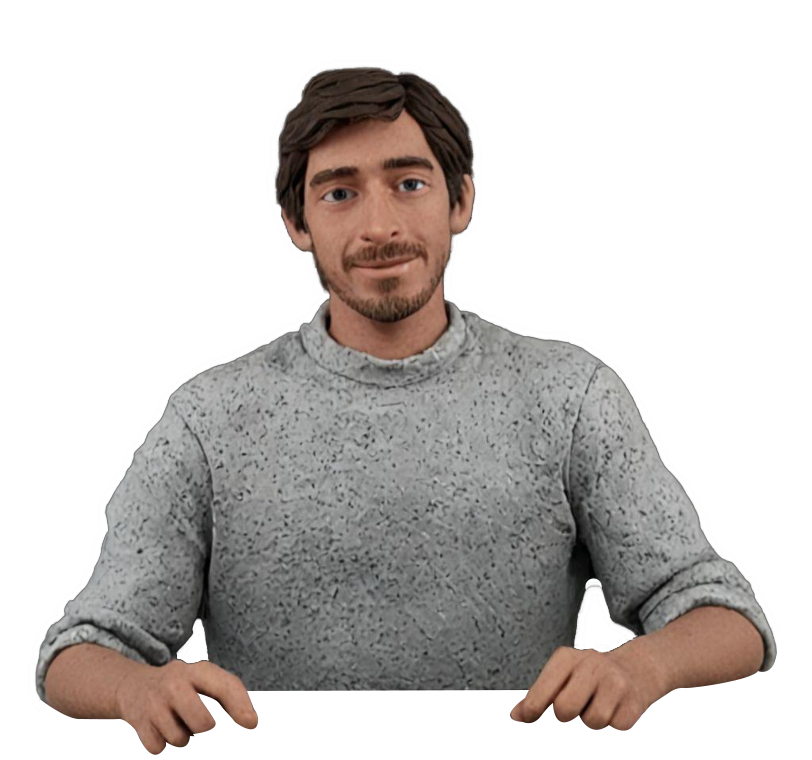
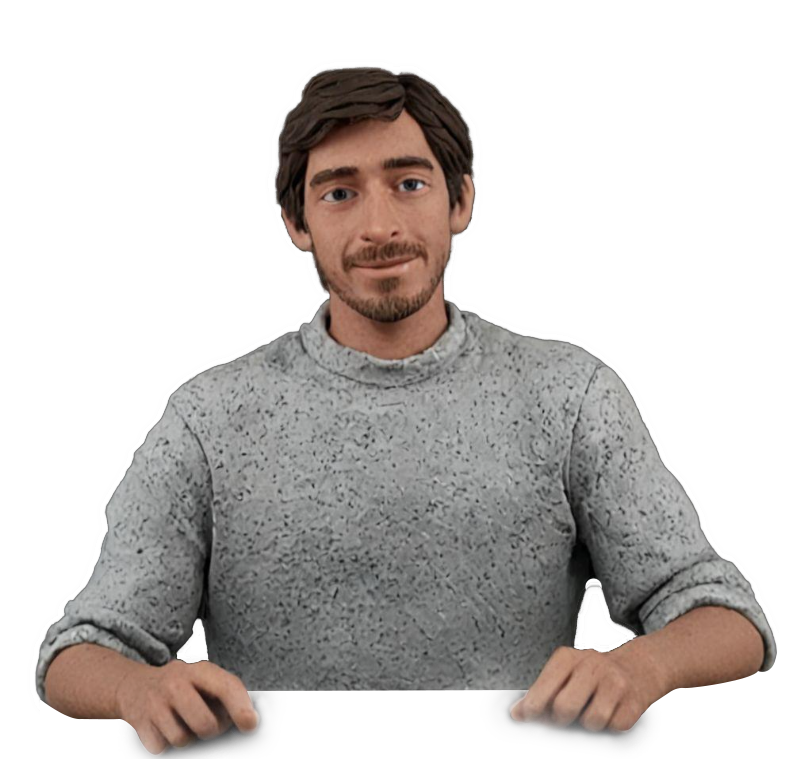
Two versions of the same layered image (812px x 760px). Layer-by-layer changes:
painted on "Calque 2", masked it over [86, 428, 658, 759]
